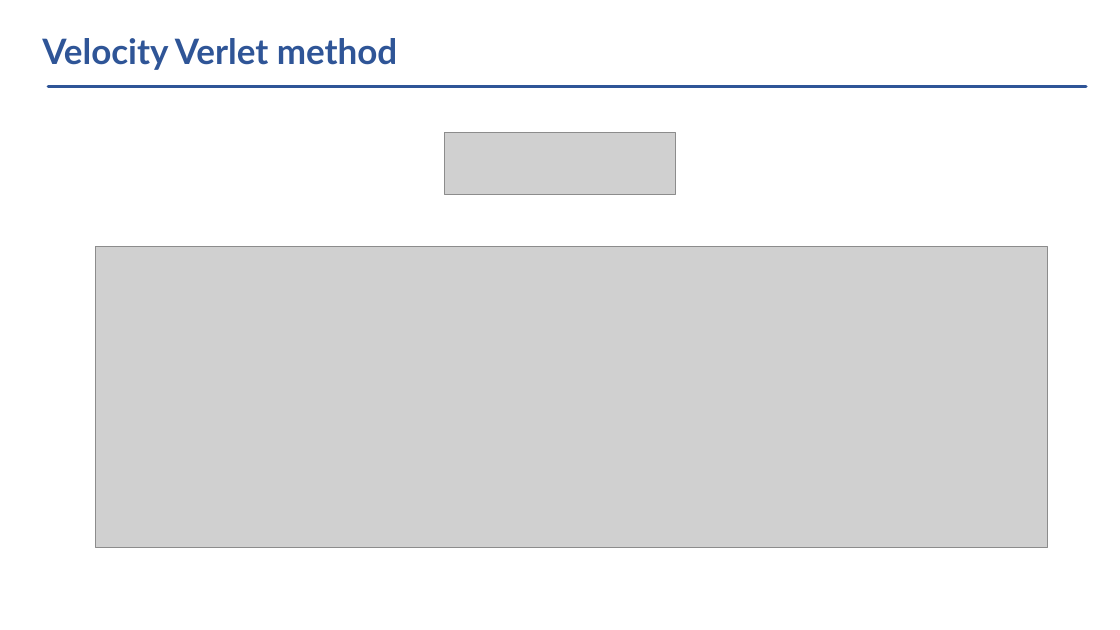
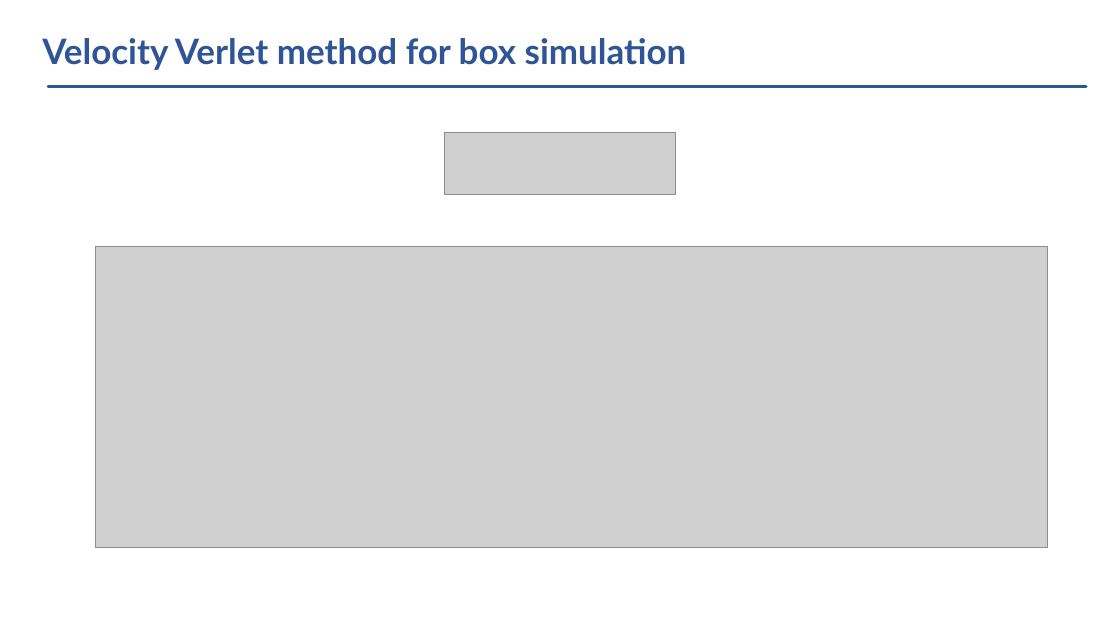
Before and after one commit to vlvovch/PHYS6350-ComputationalPhysics, a slide deck: slide 6 of slides/Lecture14-03-03-25-MolecularDynamics.pptx (slide 5 before the commit). Drawn at 1120x630 pixels with LibreOffice and Linux fonts; fonts in the diff are those of the drawing; grey boxes stand for pictures. Boxes give left, top, right and bottom in pixels: in the first picture for what was removed or moved away, otherwise in the second. Text is boxed around its words. In the diff, an @@ line names an element or a change of style, - is before the commit and + after.

```diff
--- a/slides/Lecture14-03-03-25-MolecularDynamics.pptx
+++ b/slides/Lecture14-03-03-25-MolecularDynamics.pptx
@@ title at bbox=[42, 38, 687, 70]: text changed @@
-Velocity Verlet method
+Velocity Verlet method for box simulation
```
Also in this commit, not shown: 3 other slides changed, 1 slide added, 16 other files.
